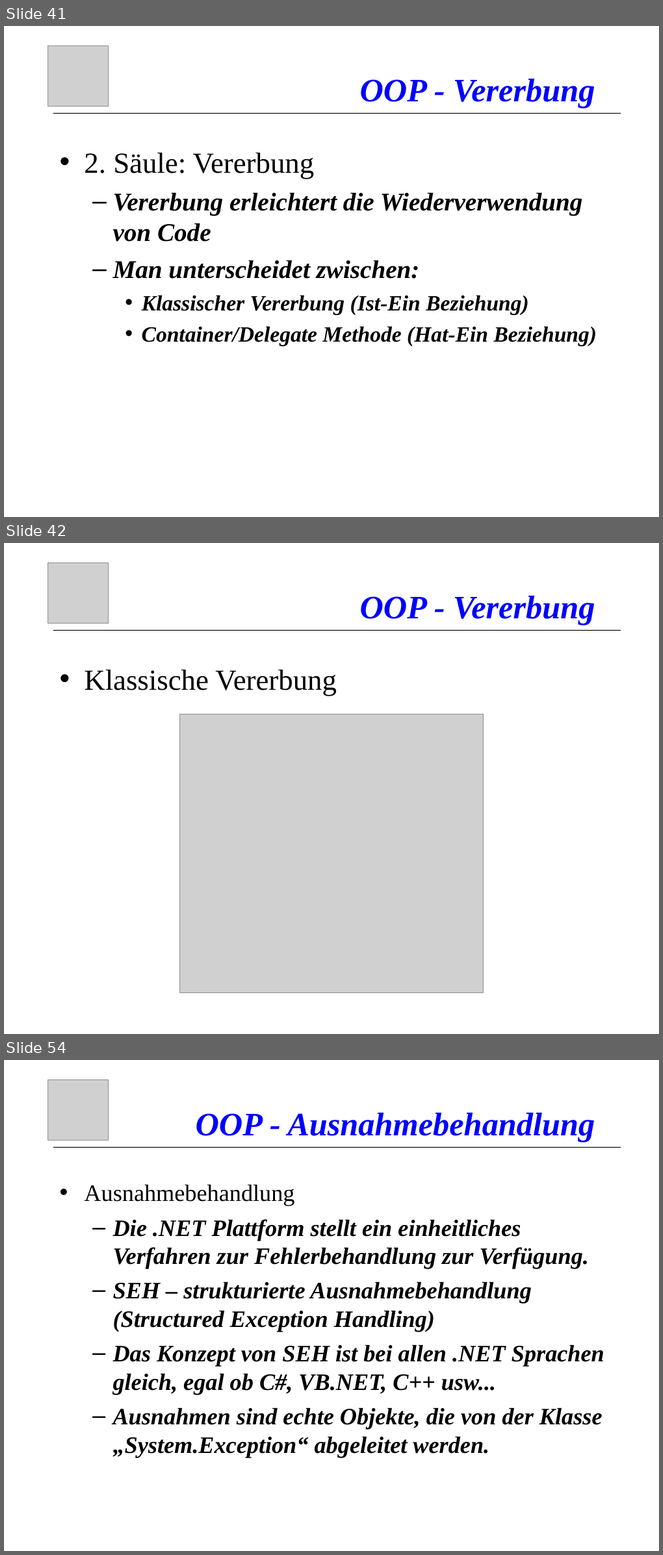
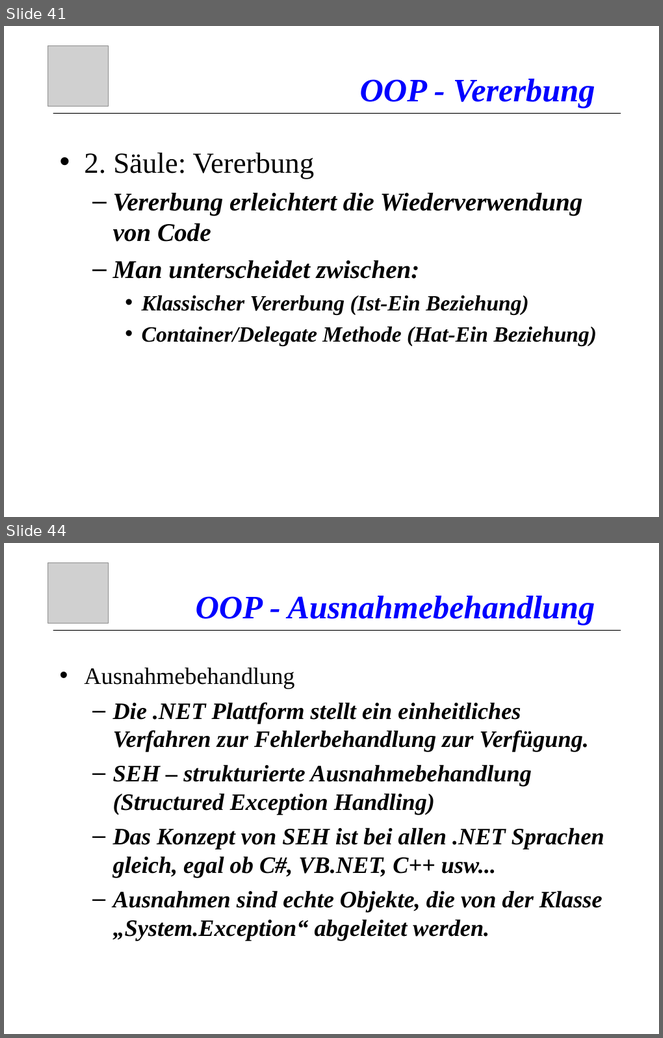
Before and after one commit to atillakati/fit_omicron_atilla, a slide deck: doc/C#_Kurs_en.ppt. Shown one above the other, each under a label of ours: slides 41, 42 and 54 before the commit, slides 41 and 44 after it; the slides between them are not shown. The pictures are 663x1555 and 663x1038 pixels, drawn with LibreOffice and Linux fonts; fonts in the diff are those of the drawing; grey boxes stand for pictures. Boxes give left, top, right and bottom in pixels: in the first picture for what was removed or moved away, otherwise in the second. Text is boxed around its words. In the diff, an @@ line names an element or a change of style, - is before the commit and + after.

```diff
--- a/doc/C#_Kurs_en.ppt
+++ b/doc/C#_Kurs_en.ppt
@@ slide 42 removed at bbox=[4, 543, 659, 1034], background #FFFFFF @@
@@ picture removed at bbox=[48, 563, 108, 623] @@
@@ title removed at bbox=[360, 596, 595, 626] @@
-OOP - Vererbung
@@ line removed from (53, 630) to (622, 630) @@
@@ text removed at bbox=[84, 670, 337, 696] @@
-• Klassische Vererbung
@@ picture removed at bbox=[180, 714, 484, 992] @@
@@ what was slide 54 is now slide 44 @@
```
Also in this commit, not shown: 2 slides changed, 1 slide added, 10 other slides removed, 3 other files.
